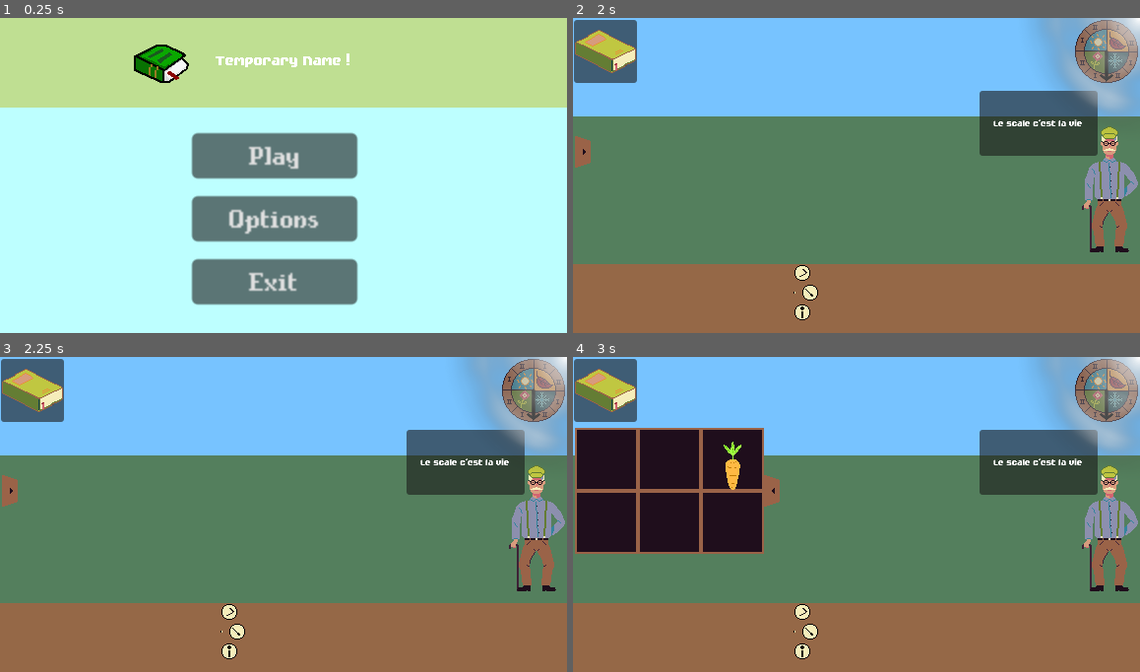
Above: before the commit, frames 1-4 (two rows, left to right).
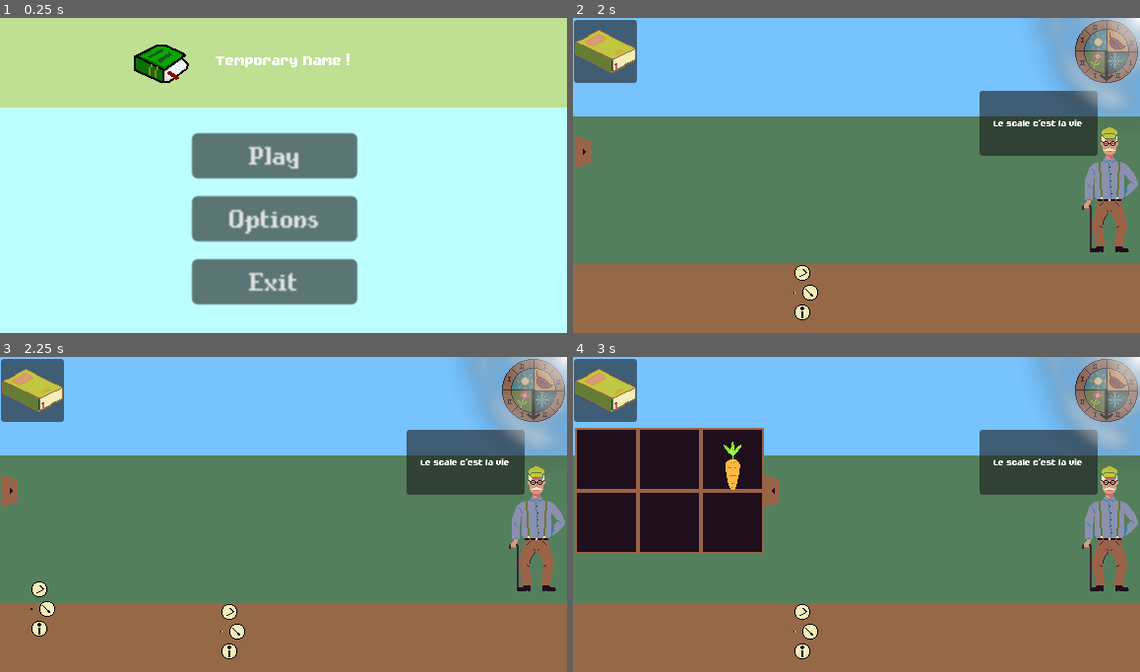
Above: after the commit, the same moments.

Repository: JustAlternate/Regenerative_Game_Jam
Game: Godot game, scene res://Scenes/menu.tscn
Two runs of this game, one before a commit and one after it. Both use one fixed random seed, a clock stepped at 60 frames per second and the inputs below. The engine's default icon, where the game draws it, is replaced by a stand-in: a white triangle on a blue panel in a dark square.
Inputs (mouse positions are in pixels of both pictures, inside the frame that each line leads up to):
- Up to frame 1 (0.25 s): no input
- Up to frame 2 (2 s): click "Play" at 0.5 s; click "Play" at 1.25 s
- Up to frame 3 (2.25 s): click (34, 609) at 2.02 s
- Up to frame 4 (3 s): click (590, 492) at 2.75 s

Frames 1-2 are identical in both runs. In frame 3, 0.3% of the frame differs, in the area x 5-10%, y 71-89%; in frame 4, nothing differs.

Commit message:
little fix on context menu

Diff:
--- a/Scenes/plant_spot.tscn
+++ b/Scenes/plant_spot.tscn
@@ -31,7 +31,6 @@
 offset_bottom = 64.0
 grow_horizontal = 2
 grow_vertical = 2
-action_mode = 0
 ignore_texture_size = true
 
 [node name="shovel" type="AnimatedSprite2D" parent="."]
--- a/Scripts/contextual_menu.gd
+++ b/Scripts/contextual_menu.gd
@@ -13,7 +13,8 @@
 	pass
 
 func open_menu(plant_to_target:Node):
-	global_position = get_global_mouse_position()
+	global_position.x = int(get_global_mouse_position().x)
+	global_position.y = int(get_global_mouse_position().y)
 	visible = true
 	targeted_plant = plant_to_target
 
Not shown: 1 places in Scenes/menu.tscn that only renumber resources
Not shown: 1 places in Scenes/plant_spot.tscn that only renumber resources
